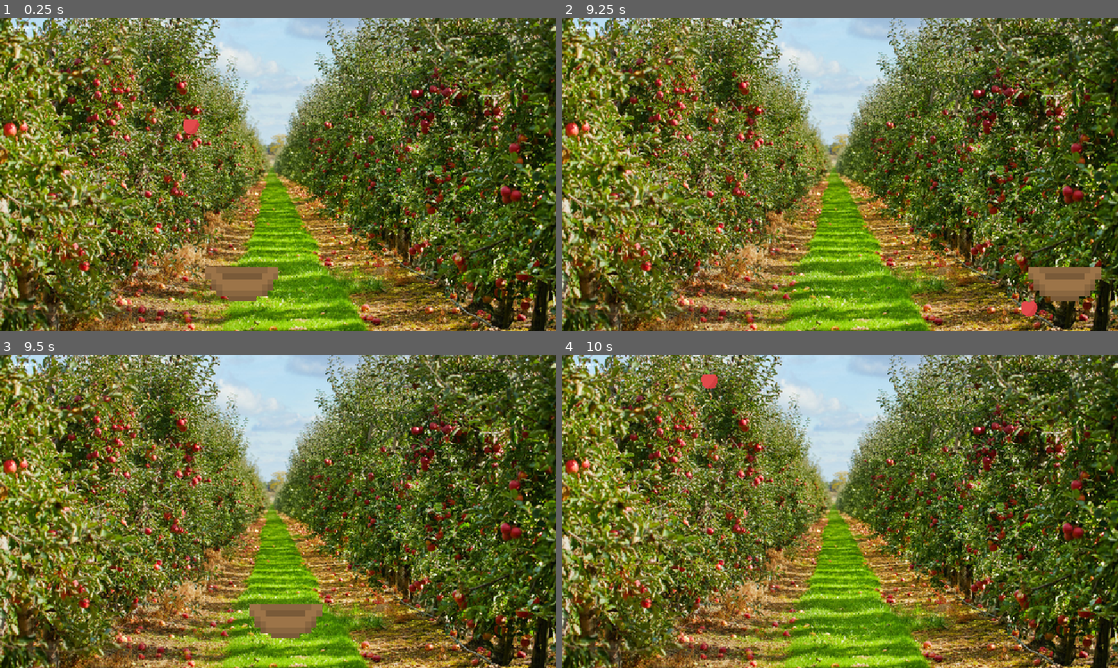
Above: before the commit, frames 1-4 (two rows, left to right).
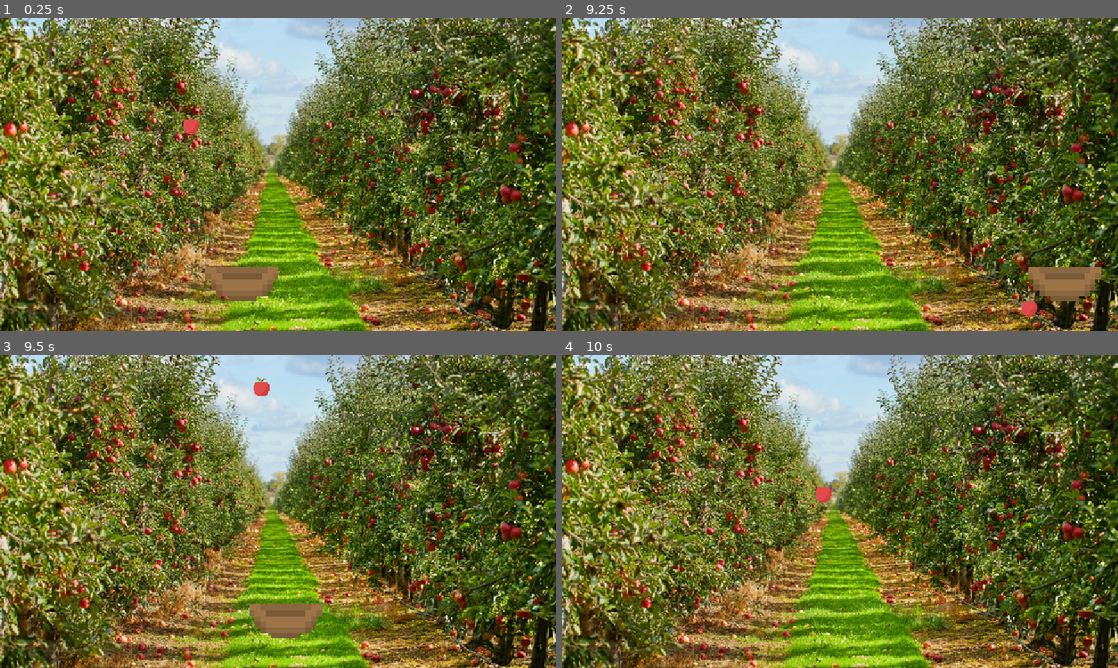
Above: after the commit, the same moments.

Repository: tinnedanchovies/godot-apple-basket
Game: Godot game, scene res://level_1.tscn
Same seed, same stepped clock (60 frames per second), same inputs: the game is played once before the commit and once after it. The project has no main scene, so this scene is started directly.
Inputs:
- Up to frame 1 (0.25 s): no input
- Up to frame 2 (9.25 s): hold Right 0.53-1.28 s; tap Enter at 1.25 s; hold Left 1.28-2.03 s; hold Right 2.03-3.53 s; hold Left 3.53-5.78 s; hold Right 5.78-8.03 s; tap Space at 8 s; hold Left from 8.03 s (still down)
- Up to frame 3 (9.5 s): keep holding Left
- Up to frame 4 (10 s): release Left at 9.53 s; hold Right from 9.53 s (still down)

Frames 1-2 are identical in both runs. In frame 3, 0.1% of the frame differs, in the area x 45-49%, y 7-14%; in frame 4, 0.3%, in the area x 25-49%, y 4-48%.

Commit message:
apples disappear when in the basket

Diff:
--- a/godot-apple-dropper/apple2.gd
+++ b/godot-apple-dropper/apple2.gd
@@ -2,6 +2,7 @@
 
 var gravity = 30
 var score = 0
+
 
 func _ready():
 	velocity = Globals.apple_speed
@@ -10,7 +11,13 @@
 	move_and_slide()
 	if Globals.random == 1:
 		velocity.y += gravity
+
 		if position.y > 1100:
 			position.y = 0
 			position.x = randi_range(0, 1500)
 			velocity.y = 200
+
+func _on_basket_body_entered(body: Node2D) -> void:
+	position.y = 0
+	position.x = randi_range(0, 1150)
+	velocity.y = 200
--- a/godot-apple-dropper/level_1.tscn
+++ b/godot-apple-dropper/level_1.tscn
@@ -23,3 +23,5 @@
 offset_top = 10.0
 offset_right = 17.0
 offset_bottom = 10.0
+
+[connection signal="body_entered" from="Basket" to="Apple" method="_on_basket_body_entered"]
